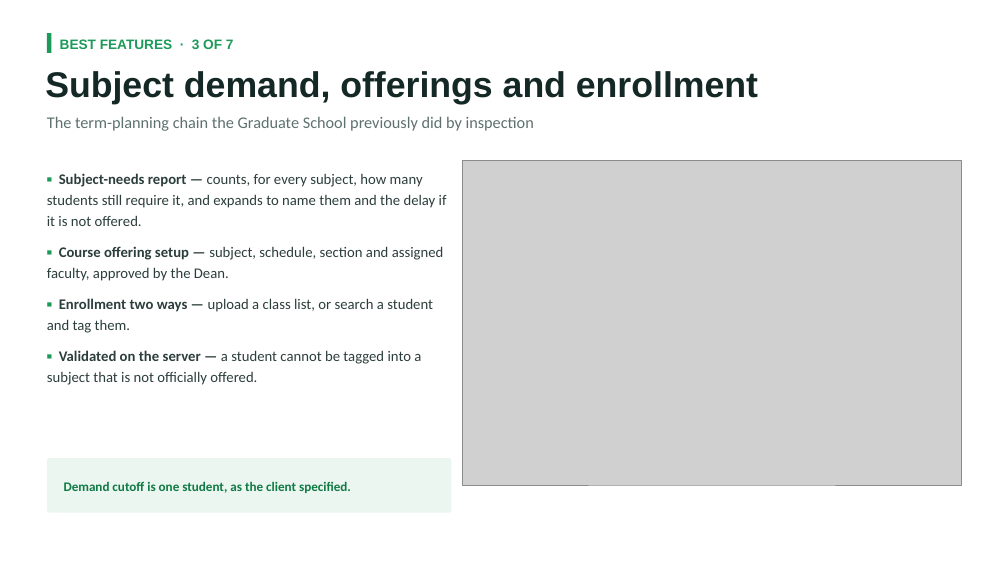
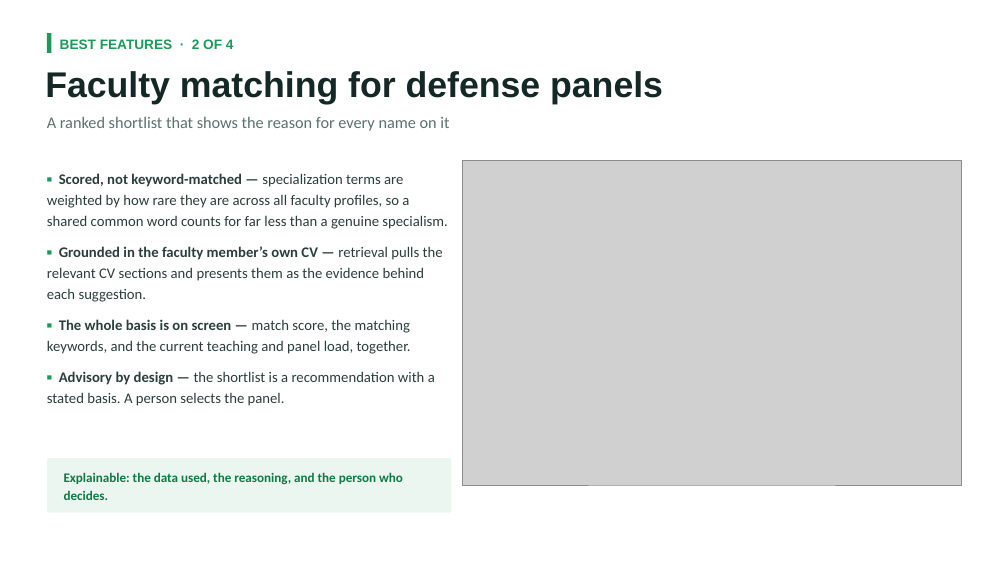
Before and after one commit to miguisanson/CAPSTONE-USLS-MVP, a slide deck: slide 7 of Documents/CAPSTONE_ONLY/CAP-IT1 Defense Deck.pptx (slide 15 before the commit). Drawn at 1008x567 pixels with LibreOffice and Linux fonts; fonts in the diff are those of the drawing; grey boxes stand for pictures; background and template pictures are left out. Boxes give left, top, right and bottom in pixels: in the first picture for what was removed or moved away, otherwise in the second. Text is boxed around its words. In the diff, an @@ line names an element or a change of style, - is before the commit and + after.

```diff
--- a/Documents/CAPSTONE_ONLY/CAP-IT1 Defense Deck.pptx
+++ b/Documents/CAPSTONE_ONLY/CAP-IT1 Defense Deck.pptx
@@ text at [60,39,234,49]: text changed @@
-BEST FEATURES · 3 OF 7
+BEST FEATURES · 2 OF 4
@@ text at [45,71,663,104]: text changed @@
-Subject demand, offerings and enrollment
+Faculty matching for defense panels
@@ text at [47,116,449,131]: text changed @@
-The term-planning chain the Graduate School previously did by inspection
+A ranked shortlist that shows the reason for every name on it
@@ text at [47,173,447,406]: text changed @@
-▪ Subject-needs report — counts, for every subject, how many students still require it, and expands to name them and the delay if it is not offered.
-▪ Course offering setup — subject, schedule, section and assigned faculty, approved by the Dean.
-▪ Enrollment two ways — upload a class list, or search a student and tag them.
-▪ Validated on the server — a student cannot be tagged into a subject that is not officially offered.
+▪ Scored, not keyword-matched — specialization terms are weighted by how rare they are across all faculty profiles, so a shared common word counts for far less than a genuine specialism.
+▪ Grounded in the faculty member’s own CV — retrieval pulls the relevant CV sections and presents them as the evidence behind each suggestion.
+▪ The whole basis is on screen — match score, the matching keywords, and the current teaching and panel load, together.
+▪ Advisory by design — the shortlist is a recommendation with a stated basis. A person selects the panel.
@@ text at [64,472,403,500]: text changed @@
-Demand cutoff is one student, as the client specified.
+Explainable: the data used, the reasoning, and the person who decides.
```
Also in this commit, not shown: 5 other slides changed, 2 slides added, 14 slides removed, 7 other files.
